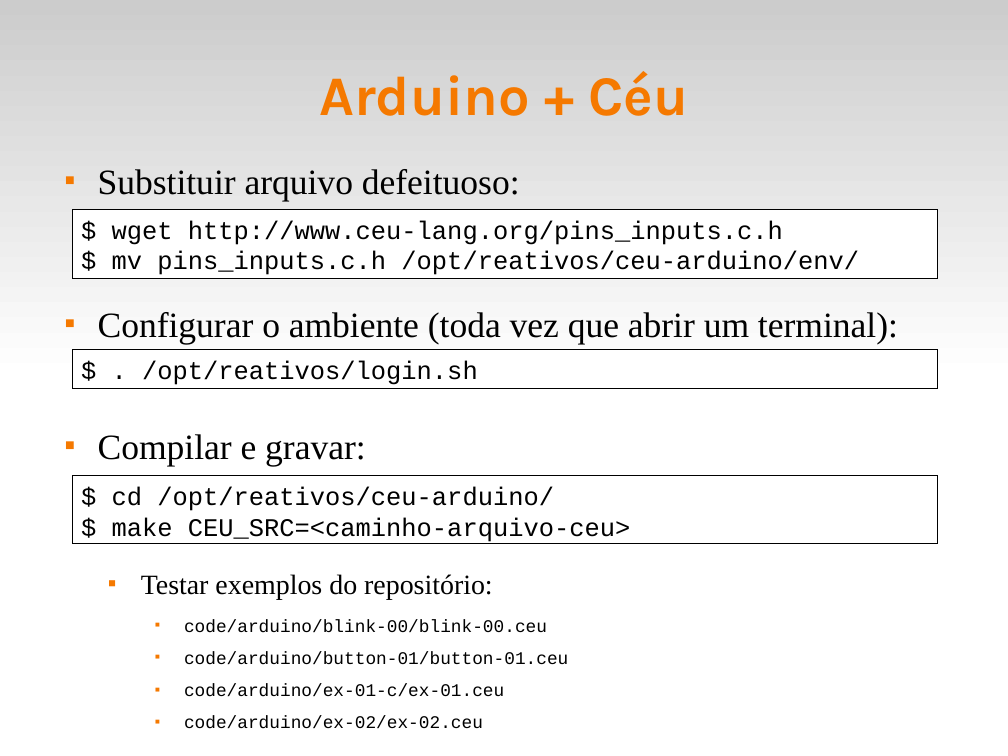
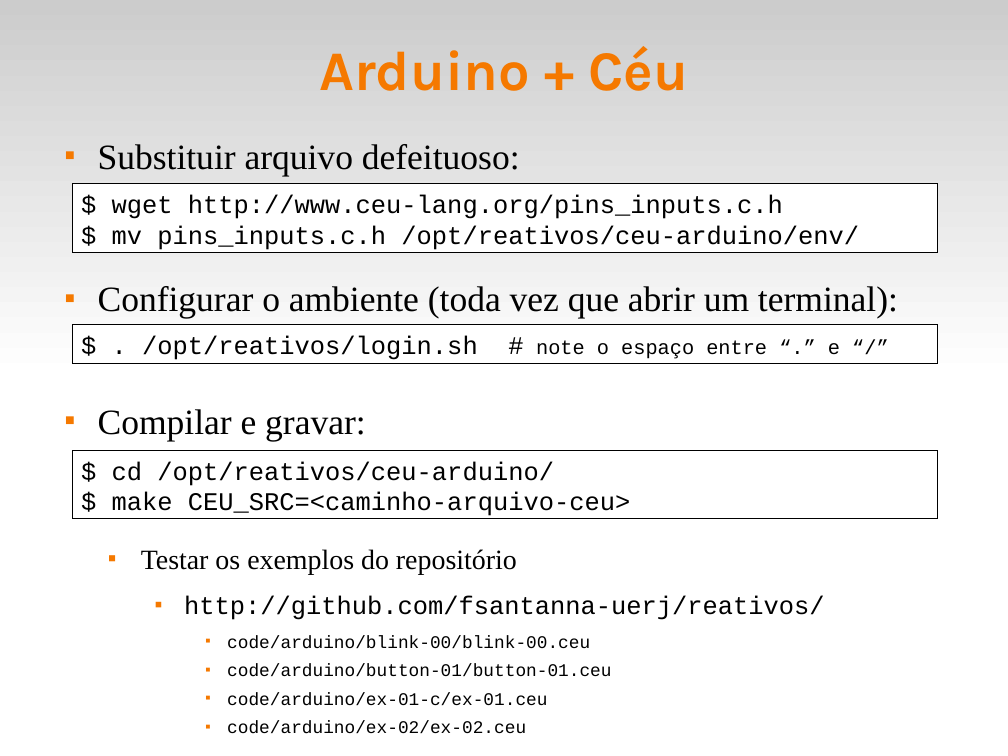
Before and after one commit to fsantanna-uerj/reativos, a slide deck: slide 17 of slides/05_ceu.odp. Drawn at 1008x756 pixels with LibreOffice and Linux fonts; fonts in the diff are those of the drawing. Boxes give left, top, right and bottom in pixels: in the first picture for what was removed or moved away, otherwise in the second. Text is boxed around its words. In the diff, an @@ line names an element or a change of style, - is before the commit and + after.

Commit message:
(>) slides

```diff
--- a/slides/05_ceu.odp
+++ b/slides/05_ceu.odp
@@ text "Substituir arquivo defeituoso:": place and size @@
-text "Substituir arquivo defeituoso:" at box(98, 169, 898, 729)
+text "Substituir arquivo defeituoso:" at box(98, 144, 898, 734)
@@ 3 rectangles, 1 title: place and size @@
-3 rectangles, 1 title at box(72, 71, 938, 544)
+3 rectangles, 1 title at box(72, 46, 938, 520)
@@ text in rectangle at box(142, 335, 840, 360): text changed @@
-$ . /opt/reativos/login.sh
+$ . /opt/reativos/login.sh # note o espaço entre “.” e “/”
@@ text at box(141, 549, 825, 620): text changed; size 22 to 20 pt; font Times New Roman to Courier New @@
-  ■ Testar exemplos do repositório:
+  ■ Testar os exemplos do repositório
+    ■ http://github.com/fsantanna-uerj/reativos/
@@ text at box(227, 635, 611, 734): list level 3 to 4 in "code/arduino/blink-00/blink-00.ceu"; list level 3 to 4 in "code/arduino/button-01/button-01.ceu"; list level 3 to 4 in "code/arduino/ex-01-c/ex-01.ceu"; list level 3 to 4 in "code/arduino/ex-02/ex-02.ceu" @@
```
Also in this commit, not shown: 1 other slide changed, 1 other file.
